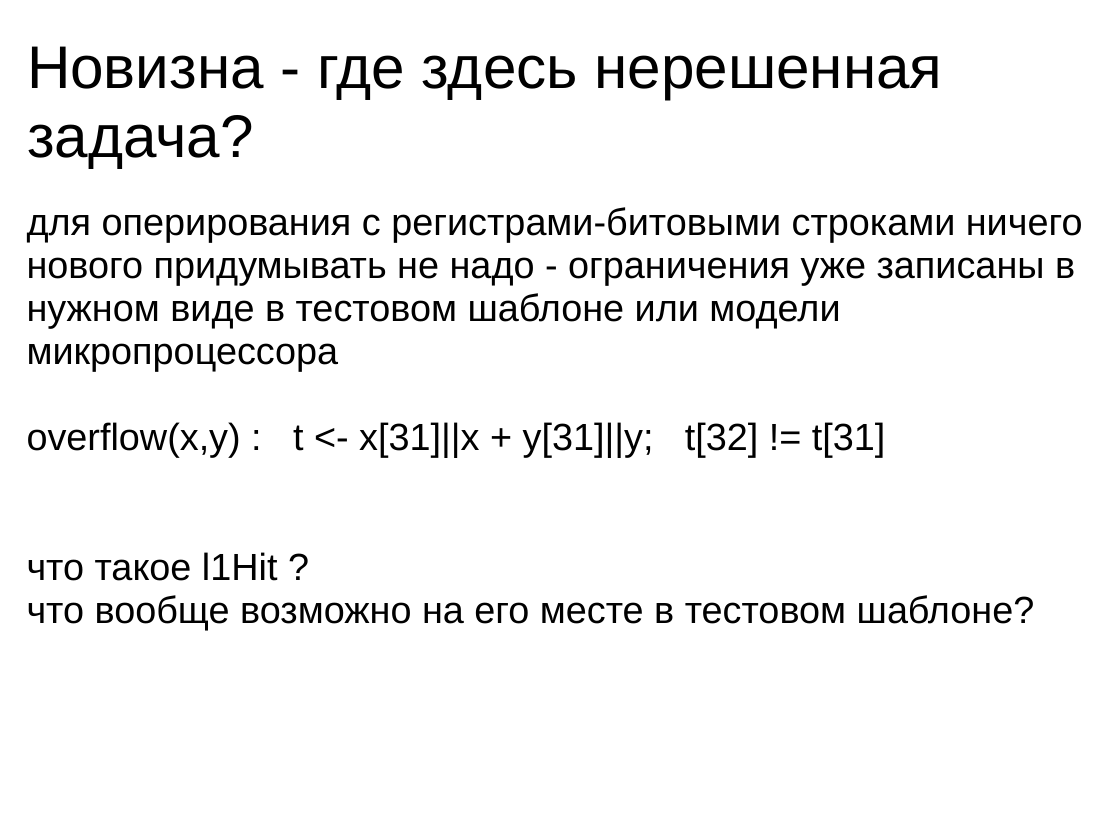
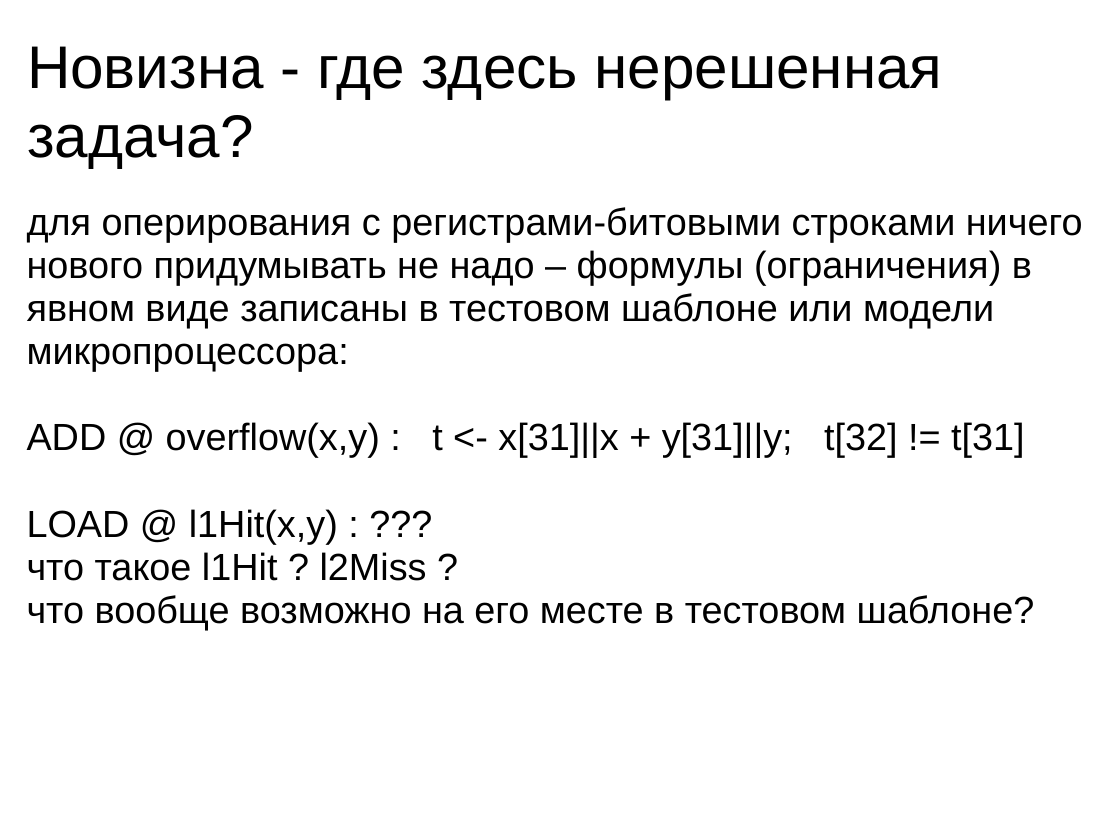
Before and after one commit to kornevgen/tesla-project, a slide deck: slide 10 of papers/THESIS/talks/ivan2010/ivan2010.ppt. Drawn at 1120x840 pixels with LibreOffice and Linux fonts; fonts in the diff are those of the drawing. Boxes give left, top, right and bottom in pixels: in the first picture for what was removed or moved away, otherwise in the second. Text is boxed around its words. In the diff, an @@ line names an element or a change of style, - is before the commit and + after.

```diff
--- a/papers/THESIS/talks/ivan2010/ivan2010.ppt
+++ b/papers/THESIS/talks/ivan2010/ivan2010.ppt
@@ text at <box>27,207,1083,581</box>: text changed @@
-для оперирования с регистрами-битовыми строками ничего нового придумывать не надо - ограничения уже записаны в нужном виде в тестовом шаблоне или модели микропроцессора
-overflow(x,y) : t <- x[31]||x + y[31]||y; t[32] != t[31]
-что такое l1Hit ?
+для оперирования с регистрами-битовыми строками ничего нового придумывать не надо – формулы (ограничения) в явном виде записаны в тестовом шаблоне или модели микропроцессора:
+ADD @ overflow(x,y) : t <- x[31]||x + y[31]||y; t[32] != t[31]
+LOAD @ l1Hit(x,y) : ???
+что такое l1Hit ? l2Miss ?
```
Also in this commit, not shown: 15 other slides changed, 1 slide added, 3 slides removed.
